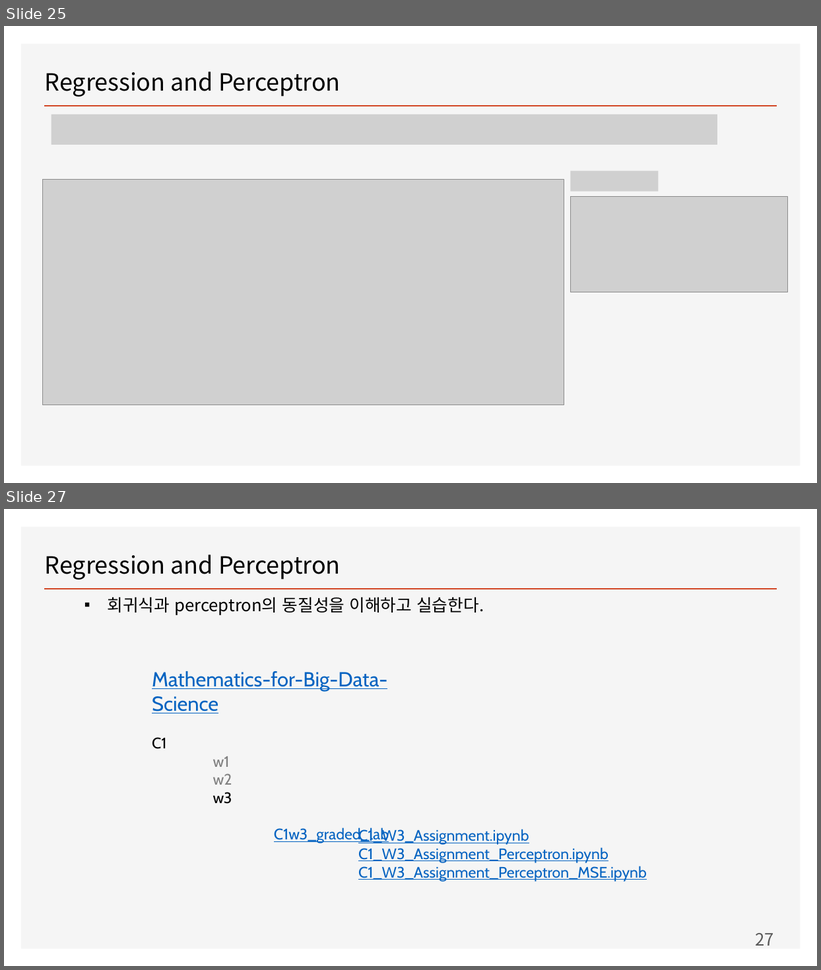
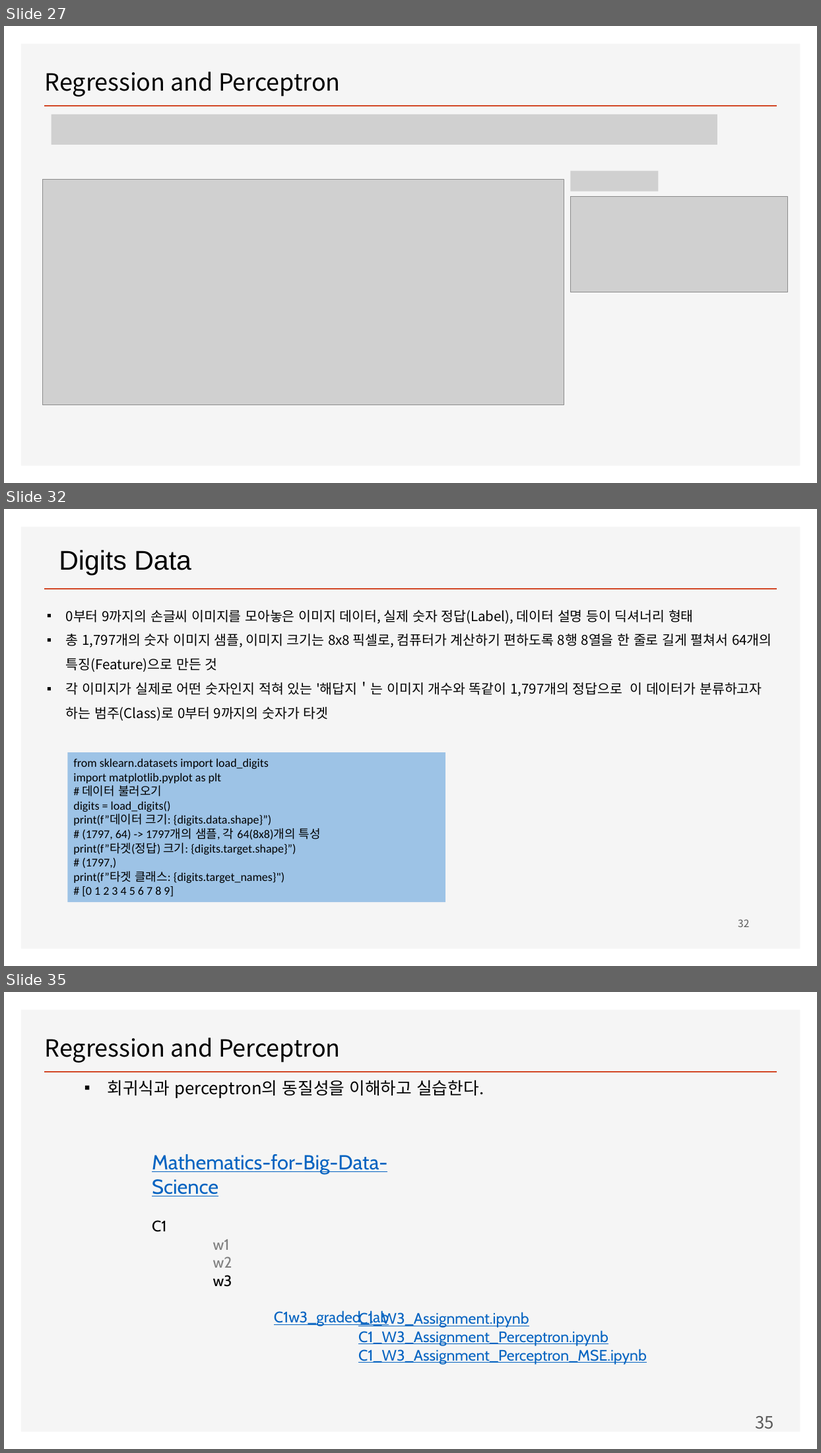
Before and after one commit to ancestor9/mathematics-for-machine-learning, a slide deck: Linear_Algebra/w4_Perceptron_Regression.pptx. Shown one above the other, each under a label of ours: slides 25 and 27 before the commit, slides 27, 32 and 35 after it; the slides between them are not shown. The pictures are 821x970 and 821x1453 pixels, drawn with LibreOffice and Linux fonts; fonts in the diff are those of the drawing; grey boxes stand for pictures; background and template pictures are left out. Boxes give left, top, right and bottom in pixels: in the first picture for what was removed or moved away, otherwise in the second. Text is boxed around its words. In the diff, an @@ line names an element or a change of style, - is before the commit and + after.

```diff
--- a/Linear_Algebra/w4_Perceptron_Regression.pptx
+++ b/Linear_Algebra/w4_Perceptron_Regression.pptx
@@ slide 32 added at [4, 509, 817, 966], background #FFFFFF; not listed: 2 template elements that a slide beside it also shows @@
@@ text added at [59, 550, 191, 575], 32 pt, text #000000 @@
+Digits Data
@@ text added at [66, 610, 772, 721], 16 pt, text #000000 @@
+▪ 0부터 9까지의 손글씨 이미지를 모아놓은 이미지 데이터, 실제 숫자 정답(Label), 데이터 설명 등이 딕셔너리 형태
+▪ 총 1,797개의 숫자 이미지 샘플, 이미지 크기는 8x8 픽셀로, 컴퓨터가 계산하기 편하도록 8행 8열을 한 줄로 길게 펼쳐서 64개의 특징(Feature)으로 만든 것
+▪ 각 이미지가 실제로 어떤 숫자인지 적혀 있는 '해답지＇는 이미지 개수와 똑같이 1,797개의 정답으로 이 데이터가 분류하고자 하는 범주(Class)로 0부터 9까지의 숫자가 타겟
@@ rectangle added at [67, 753, 446, 903], fill #9DC3E6, 14 pt, text #000000 @@
+from sklearn.datasets import load_digits
+import matplotlib.pyplot as plt
+# 데이터 불러오기
+digits = load_digits()
+print(f”데이터 크기: {digits.data.shape}”)
+# (1797, 64) -> 1797개의 샘플, 각 64(8x8)개의 특성
+print(f”타겟(정답) 크기: {digits.target.shape}”)
+# (1797,)
+print(f”타겟 클래스: {digits.target_names}")
+# [0 1 2 3 4 5 6 7 8 9]
@@ page number added at [738, 920, 749, 927], 12 pt, text #595959 @@
+32
@@ what was slide 25 is now slide 27 @@
@@ what was slide 27 is now slide 35 @@
@@ page number at [755, 1416, 774, 1430]: text changed @@
-27
+35
```
Also in this commit, not shown: 5 slides changed, 10 other slides added, 3 slides removed.
